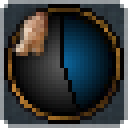
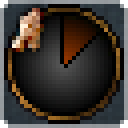
Before/after of a 128×128 layered artwork. What changed in the layer stack:
painted on "Clergy.png" over [0, 0, 64, 64]
hid "large - g/b", moved it above "large - g/o" over [0, 0, 116, 116]
showed "small - g/o" over [0, 0, 116, 116]
